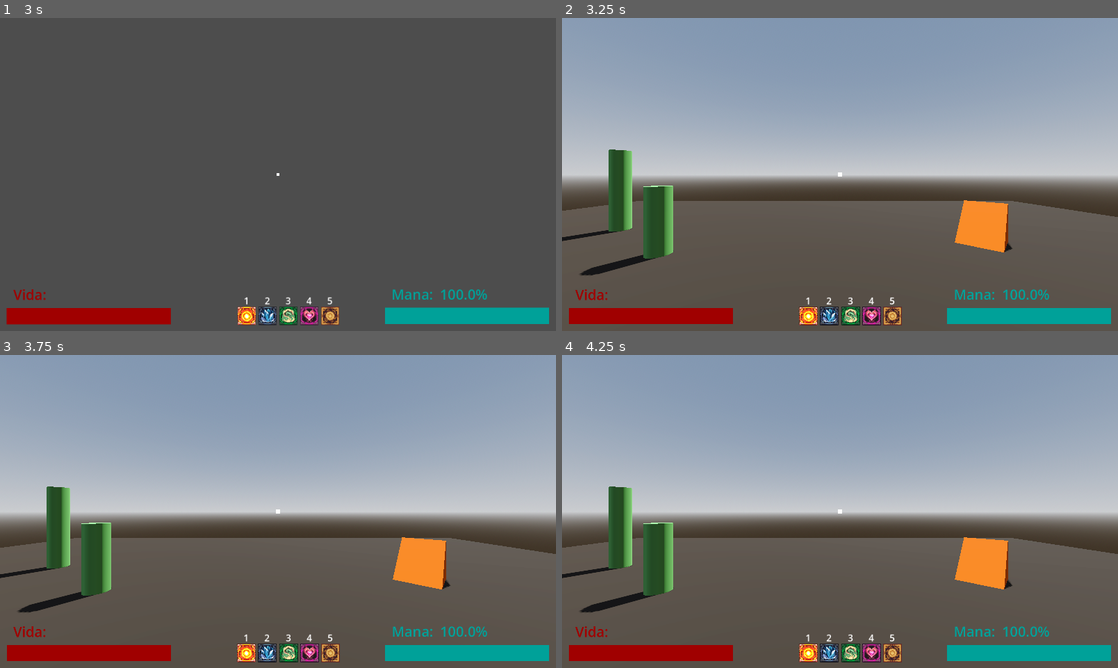
Above: before the commit, frames 1-4 (two rows, left to right).
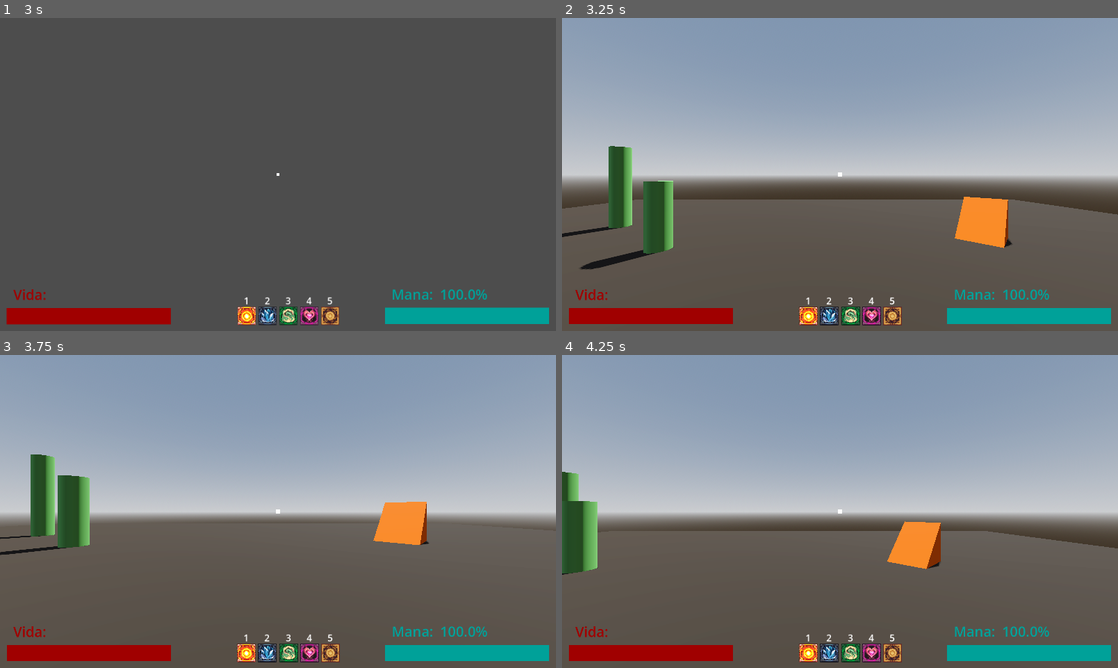
Above: after the commit, the same moments.

Repository: Isaaa43/Saudavel-e-Balanceado
Game: Godot game, scene res://cenas/main_game.tscn
Two runs of this game, one before a commit and one after it. Both use one fixed random seed, a clock stepped at 60 frames per second and the inputs below.
Inputs (mouse positions are in pixels of both pictures, inside the frame that each line leads up to):
- Up to frame 1 (3 s): click (278, 224) at 0.52 s; type "Alex" at 0.6 s; click "Jogar" at 1.25 s; click "Host" at 2 s; click "Começar Partida" at 2.75 s
- Up to frame 2 (3.25 s): no input
- Up to frame 3 (3.75 s): tap Enter at 3.5 s; move the mouse to (400, 495) at 3.52 s; hold D (direita) from 3.53 s (still down); click (400, 495) at 3.6 s
- Up to frame 4 (4.25 s): keep holding D (direita); tap Space (pular) at 3.77 s

Frame 1 is identical in both runs. In frame 2, 1.6% of the frame differs, in the area x 0-100%, y 40-83%; in frame 3, 9.8%, in the area x 0-100%, y 31-83%; in frame 4, 8.4%.

Commit message:
Adicionado sistema de movimento ao jogador novamente

Diff:
--- a/luta-magos/cenas/game/characters/jogador.tscn
+++ b/luta-magos/cenas/game/characters/jogador.tscn
@@ -1,6 +1,7 @@
 [gd_scene format=3 uid="uid://cqojyxy8t78mg"]
 
 [ext_resource type="Script" uid="uid://3oy0uv3417rj" path="res://scripts/game/characters/jogador.gd" id="1_30vjq"]
+[ext_resource type="Script" uid="uid://gk6kcpugdbb" path="res://scripts/game/characters/sistemas/sistema_movimento.gd" id="2_f2bc4"]
 [ext_resource type="Script" uid="uid://beg85r41g1366" path="res://scripts/game/characters/sistemas/sistema_vida.gd" id="2_s8iyn"]
 [ext_resource type="Script" uid="uid://c2t8eacmbwf2u" path="res://scripts/game/characters/sistemas/sistema_mana.gd" id="3_f2bc4"]
 [ext_resource type="PackedScene" uid="uid://dfpsqfdgmimqo" path="res://cenas/game/characters/camera_jogador.tscn" id="4_s8iyn"]
@@ -33,6 +34,10 @@
 script = ExtResource("1_30vjq")
 sistema_vida = NodePath("SistemaVida")
 sistema_mana = NodePath("SistemaMana")
+
+[node name="SistemaMovimento" type="Node" parent="." unique_id=3784261 node_paths=PackedStringArray("jogador")]
+script = ExtResource("2_f2bc4")
+jogador = NodePath("..")
 
 [node name="SistemaVida" type="Node" parent="." unique_id=1401696473 node_paths=PackedStringArray("label_dano")]
 script = ExtResource("2_s8iyn")
